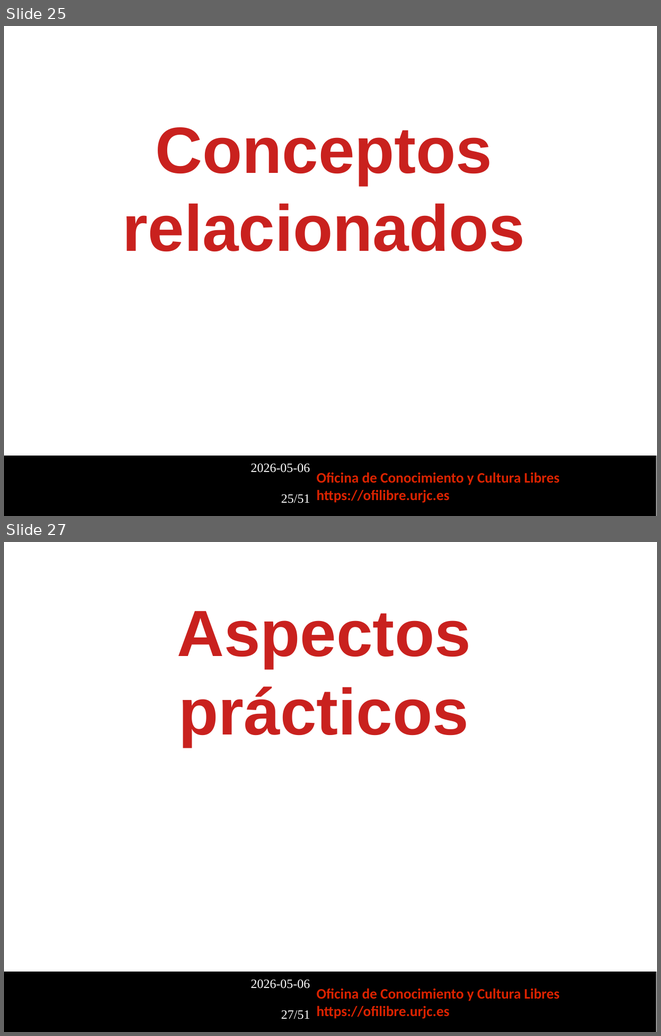
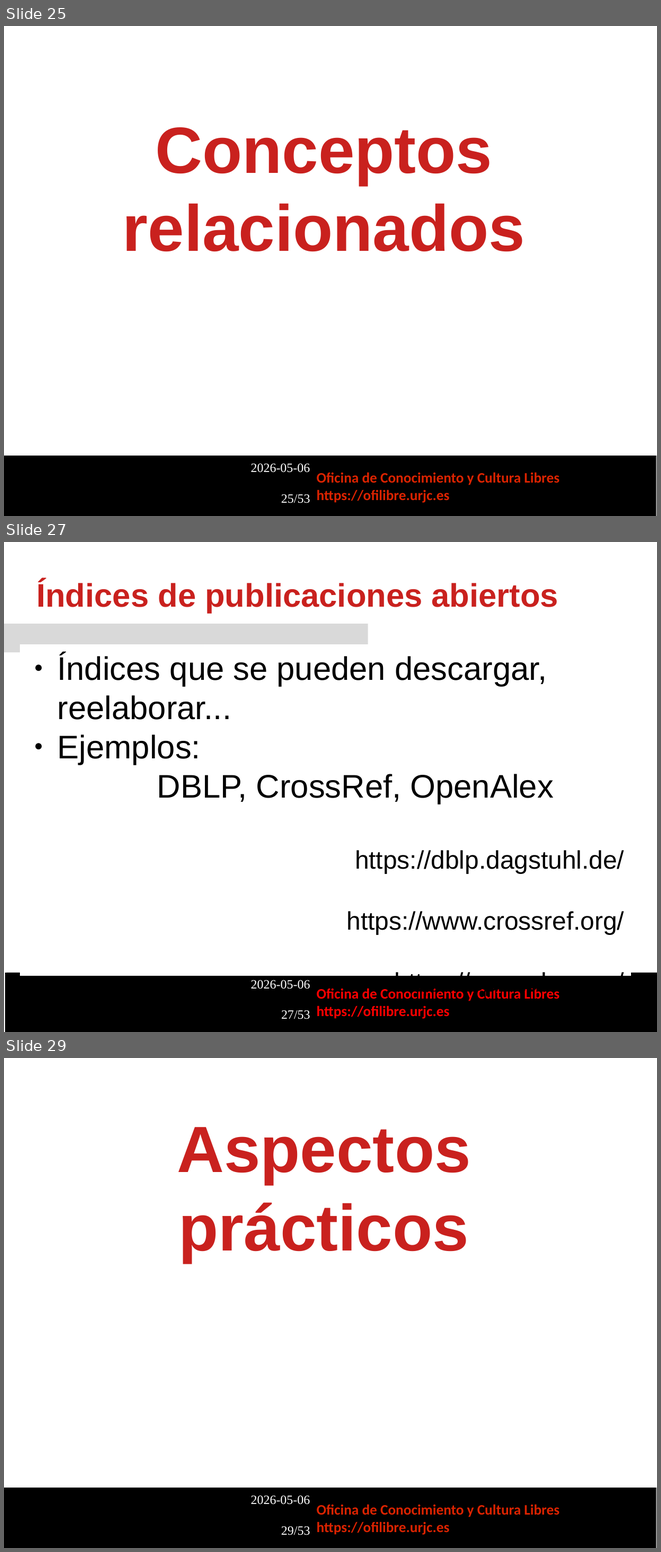
Before and after one commit to roberto-red/ofilibre, a slide deck: local/transpas/curso-ciencia-abierta-cultura-libre/Publicacion_Abierta.odp. Shown one above the other, each under a label of ours: slides 25 and 27 before the commit, slides 25, 27 and 29 after it; the slides between them are not shown. The pictures are 661x1036 and 661x1552 pixels, drawn with LibreOffice and Linux fonts; fonts in the diff are those of the drawing; background and template pictures are left out. Boxes give left, top, right and bottom in pixels: in the first picture for what was removed or moved away, otherwise in the second. Text is boxed around its words. In the diff, an @@ line names an element or a change of style, - is before the commit and + after.

```diff
--- a/local/transpas/curso-ciencia-abierta-cultura-libre/Publicacion_Abierta.odp
+++ b/local/transpas/curso-ciencia-abierta-cultura-libre/Publicacion_Abierta.odp
@@ slide 27 added at bbox=[4, 542, 657, 1032], background #FFFFFF; not listed: 1 template element that a slide beside it also shows @@
@@ text added at bbox=[36, 580, 558, 612], 36 pt, text #C9211E, bold @@
+Índices de publicaciones abiertos
@@ rectangle added at bbox=[4, 624, 368, 652], fill #D9D9D9 @@
@@ rectangle added at bbox=[20, 644, 631, 976], fill #FFFFFF, outline #FFFFFF 0 pt, 36 pt, text #000000 @@
+● Índices que se pueden descargar, reelaborar...
+● Ejemplos:
+DBLP, CrossRef, OpenAlex
+https://dblp.dagstuhl.de/
+https://www.crossref.org/
+https://openalex.org/
@@ freeform shape added at bbox=[5, 972, 657, 1032], fill #000000 @@
@@ text added at bbox=[317, 988, 559, 1018], 16 pt, text #FF0000, bold @@
+Oficina de Conocimiento y Cultura Libres
+https://ofilibre.urjc.es
@@ text at bbox=[281, 494, 310, 503]: text changed @@
-25/51
+25/53
@@ what was slide 27 is now slide 29 @@
@@ text at bbox=[281, 1526, 310, 1535]: text changed @@
-27/51
+29/53
```
Also in this commit, not shown: 1 slide changed, 2 other slides added, 1 slide removed, 1 other file.
